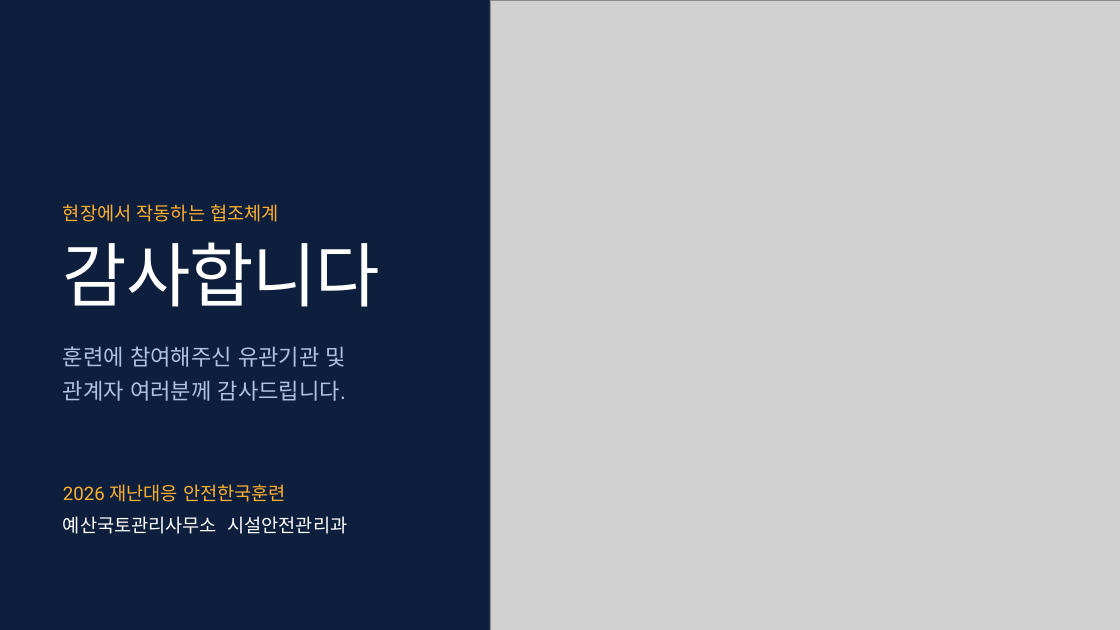
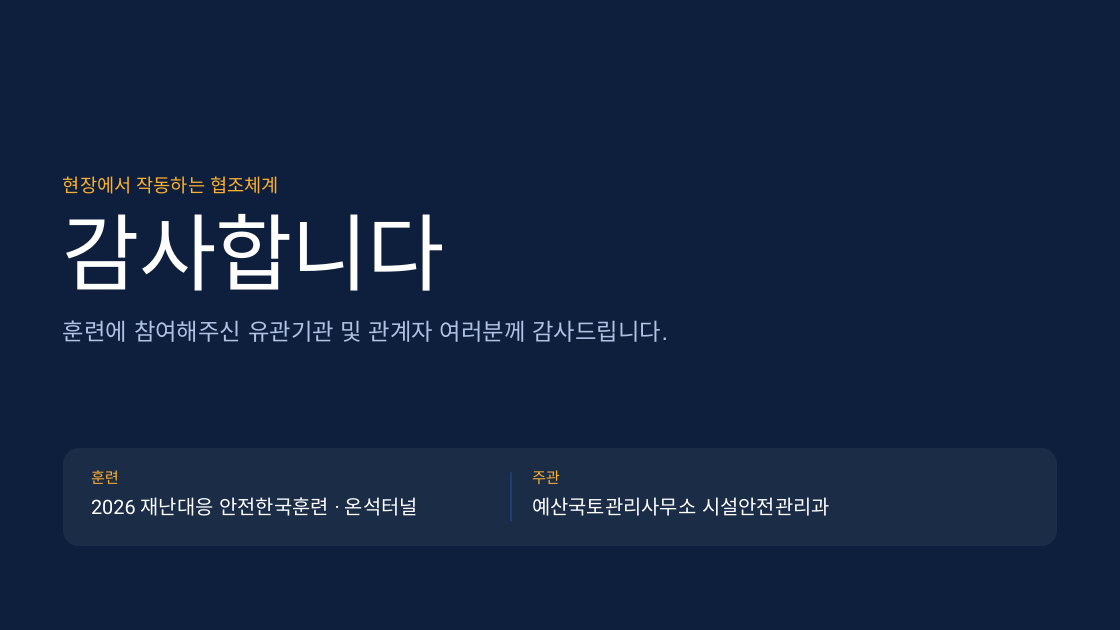
Before and after one commit to tmdgns5782-pixel/dcd, a slide deck: slide 14 of briefing/onseok-tunnel/onseok-briefing.pptx. Drawn at 1120x630 pixels with LibreOffice and Linux fonts; fonts in the diff are those of the drawing; grey boxes stand for pictures. Boxes give left, top, right and bottom in pixels: in the first picture for what was removed or moved away, otherwise in the second. Text is boxed around its words. In the diff, an @@ line names an element or a change of style, - is before the commit and + after.

```diff
--- a/briefing/onseok-tunnel/onseok-briefing.pptx
+++ b/briefing/onseok-tunnel/onseok-briefing.pptx
@@ picture removed at [490, 0, 1120, 630] @@
@@ text "현장에서 작동하는 협조체계": place and size @@
-text "현장에서 작동하는 협조체계" at [63, 204, 279, 222]
+text "현장에서 작동하는 협조체계" at [63, 176, 279, 194]
@@ title "감사합니다": place and size @@
-title "감사합니다" at [63, 242, 380, 307]
+title "감사합니다" at [63, 214, 445, 291]
@@ title "감사합니다" at [63, 214, 445, 291]: size 60 to 72 pt @@
@@ text at [63, 320, 668, 342]: text changed; size 19 to 20 pt @@
-훈련에 참여해주신 유관기관 및
-관계자 여러분께 감사드립니다.
+훈련에 참여해주신 유관기관 및 관계자 여러분께 감사드립니다.
@@ text "훈련에 참여해주신 유관기관 및 관계자 ..." at [63, 320, 668, 342]: vertical alignment top to middle @@
@@ rounded rectangle added at [63, 448, 1057, 546], fill #FFFFFF at 6% opacity @@
@@ text added at [91, 470, 119, 484], 13 pt, text #FFB02E @@
+훈련
@@ line added from (511, 472) to (511, 522), #1E4B8F 1.13 pt @@
@@ text added at [532, 470, 560, 484], 13 pt, text #FFB02E @@
+주관
@@ text at [91, 497, 418, 516]: text changed; size 16 to 17 pt; text colour #FFB02E to #FFFFFF @@
-2026 재난대응 안전한국훈련
+2026 재난대응 안전한국훈련 · 온석터널
@@ text "예산국토관리사무소 시설안전관리과": place and size @@
-text "예산국토관리사무소 시설안전관리과" at [63, 516, 348, 534]
+text "예산국토관리사무소 시설안전관리과" at [532, 497, 830, 516]
@@ text "예산국토관리사무소 시설안전관리과" at [532, 497, 830, 516]: size 16 to 17 pt, font Arial to Roboto @@
```
Also in this commit, not shown: 1 other slide changed, 19 other files.
